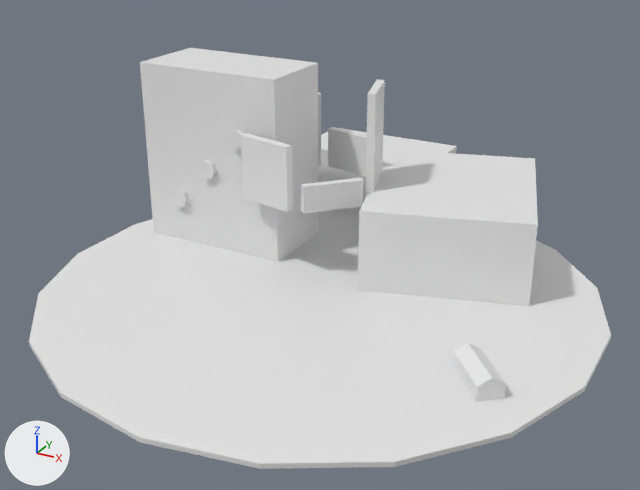
An edit to the glTF model godot/assets3d/props/gas_cans_broken.glb, drawn before and after from the same camera.
Camera for both pictures: a 50 mm lens placed at (0.787, -1.397, 0.721), pointed at (0.115, -0.177, 0.111). Lighting does not change. The marker at lower left points along +X, +Y and +Z. The picture after the commit comes second. Vertices at exactly the same position are counted once.

In view in the first picture: 'ob'.
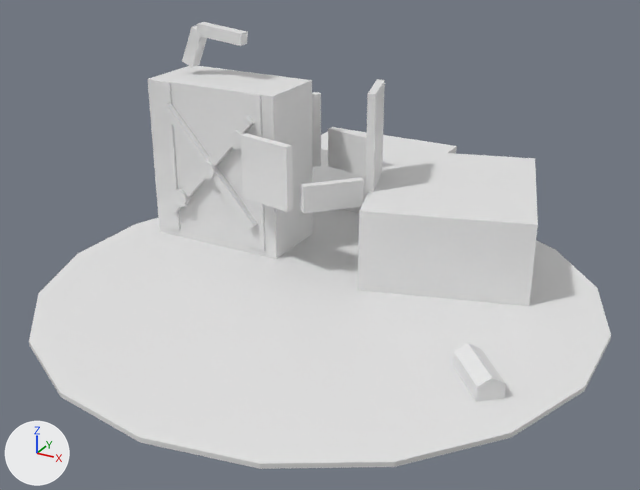
The newer file is also turned or shifted as a whole; pictures and numbers use the older file's frame.

Location of each change, [x1, y1, x2, y2] in pixels of the pictures (640 x 490 px):
```json
{"object": "ob", "change": "reshaped", "before": [29, 48, 611, 469], "after": [29, 22, 611, 469], "on screen": "6% taller"}
{"part": 1, "of": "me_me_1931", "change": "added", "after": [148, 66, 313, 259]}
{"part": 2, "of": "me_me_1931", "change": "added", "after": [153, 80, 180, 231]}
{"part": 3, "of": "me_me_1931", "change": "added", "after": [242, 93, 265, 250]}
{"part": 4, "of": "me_me_1931", "change": "cut back", "before": [140, 48, 318, 262], "after": [161, 22, 257, 230]}
```

Scene script edits in JSON lines:
```json
{"block": "me_me_1931", "where": "# used by ob_ob; location = (0.0, 0.0, 0.0)"}
{"op": "remove", "block": "me_me_1931", "code": "me_me_1931.from_pydata(...)  # 160 vertices, 268 faces; spans x -0.392..0.592, y -0.65..0.38, z -0.005..0.36"}
{"op": "add", "block": "me_me_1931", "code": "me_me_1931.from_pydata(...)  # 208 vertices, 340 faces; spans x -0.392..0.592, y -0.65..0.38, z -0.005..0.427"}
{"block": "me_me_1931", "change": "me_me_1931 part 1: a new loose piece, a box spanning x -0.322..-0.039, y -0.071..0.072, z 0.001..0.327"}
{"block": "me_me_1931", "change": "me_me_1931 part 2: a new loose piece, a box spanning x -0.305..-0.267, y -0.074..0.075, z 0.022..0.326"}
{"block": "me_me_1931", "change": "me_me_1931 part 3: a new loose piece, a box spanning x -0.102..-0.064, y -0.074..0.075, z 0.022..0.326"}
{"block": "me_me_1931", "change": "me_me_1931 part 4"}
{"block": "me_me_1931", "change": "8 vertices are removed from x -0.33..-0.03, y -0.08..0.08, z 0.0..0.36"}
{"block": "me_me_1931", "change": "12 faces are deleted"}
{"block": "me_me_1931", "change": "24 vertices are added at x -0.289..-0.078, y -0.085..0.022, z 0.063..0.427"}
{"block": "me_me_1931", "change": "8 new vertices lie (0.0, 0.012, 0.0) away from vertices in x -0.282..-0.078, y -0.085, z 0.063..0.287"}
{"block": "me_me_1931", "change": "48 new faces join them"}
```
